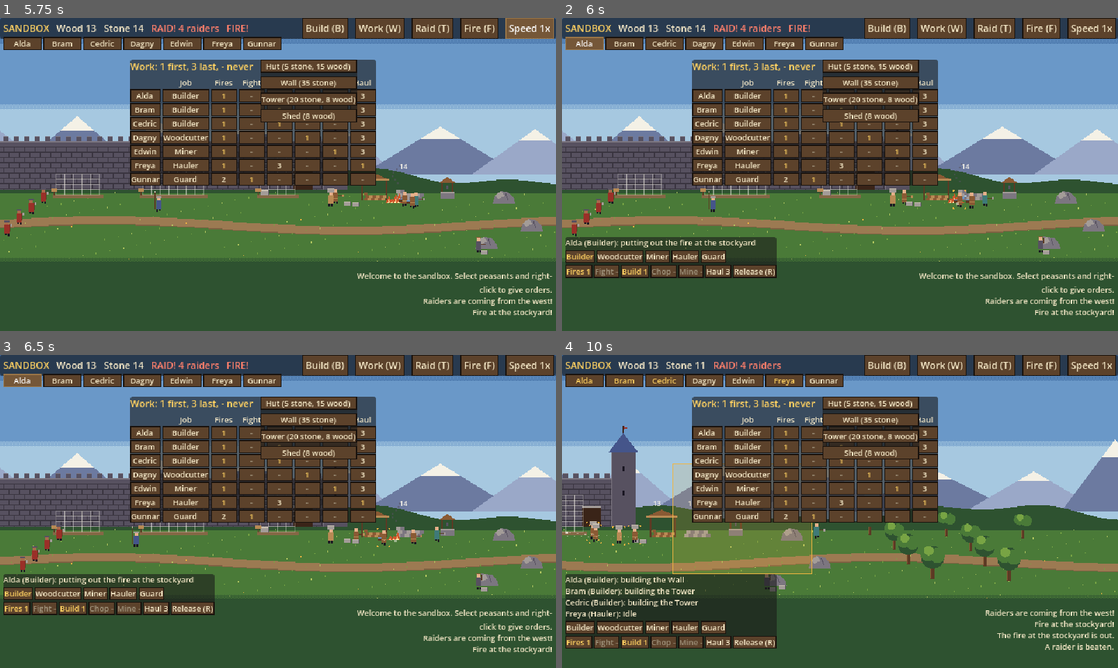
Above: before the commit, frames 1-4 (two rows, left to right).
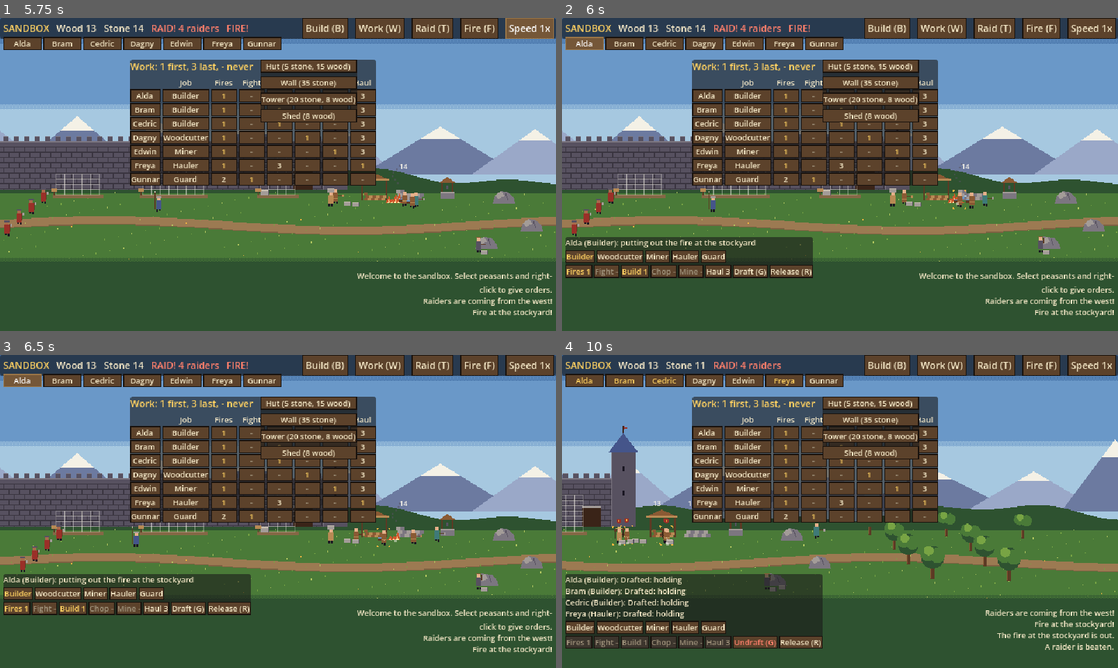
Above: after the commit, the same moments.

Repository: henrikmoepe-del/basebygger
Game: Godot game, scene res://sandbox/sandbox.tscn
The game is run twice, just before and just after one commit, with the same random seed, the same clock (stepped at 60 frames per second) and the same inputs. This scene is started directly instead of the project's main scene.
Inputs (mouse positions are in pixels of both pictures, inside the frame that each line leads up to):
- Up to frame 1 (5.75 s): click "Build (B)" at 0.5 s; click "Work (W)" at 1.25 s; click "Raid (T)" at 2 s; click "Fire (F)" at 2.75 s; click "Speed 1x" at 3.5 s; click "Speed 2x" at 4.25 s; click "Speed 4x" at 5 s
- Up to frame 2 (6 s): click "Alda" at 5.75 s
- Up to frame 3 (6.5 s): no input
- Up to frame 4 (10 s): click "Bram" at 6.5 s; tap Enter every 0.75 s from 7.25 to 9.5 s; move the mouse to (962, 495) at 7.27 s; hold Right (ui_right) 7.28-8 s; tap G at 7.35, 8.85 s; click (962, 495) at 7.42 s; tap R at 7.55, 9.05 s; drag from (728, 527) to (812, 574) at 8.02 s; move the mouse to (895, 442) at 8.77 s; hold Right (ui_right) 8.78-9.5 s; drag from (812, 574) to (673, 464) at 9.52 s

Frame 1 is identical in both runs. In frame 2, 1.0% of the frame differs, in the area x 31-46%, y 70-84%; in frame 3, 1.0%; in frame 4, 7.1%, in the area x 0-47%, y 34-94%.

Commit message:
Sandbox: draft peasants (G) to hold a spot and fight raiders who come near
Co-Authored-By: Claude Opus 5.5 <noreply@anthropic.com>
Claude-Session: https://claude.ai/code/session_01KRfBmN2ZEbarco8VY7eoa6

Diff:
--- a/sandbox/sandbox.gd
+++ b/sandbox/sandbox.gd
@@ -416,6 +416,15 @@
 	selection_changed.emit()
 
 
+## Drafts the selected, or undrafts them if they all are already.
+func toggle_draft_selected() -> void:
+	var all_drafted := selected.all(func(p): return p.drafted)
+	for p in selected:
+		if not p.downed:
+			p.set_drafted(not all_drafted)
+	selection_changed.emit()
+
+
 func set_job_selected(job: String) -> void:
 	for p in selected:
 		p.set_job(job)
@@ -472,6 +481,8 @@
 		match (event as InputEventKey).keycode:
 			KEY_R:
 				release_selected()
+			KEY_G:
+				toggle_draft_selected()
 			KEY_ESCAPE:
 				placing = ""
 				select([])
--- a/sandbox/sb_hud.gd
+++ b/sandbox/sb_hud.gd
@@ -21,6 +21,7 @@
 var _grid: HBoxContainer
 var _log: VBoxContainer
 var _work: PanelContainer
+var _draft_button: Button
 var _build: PanelContainer
 var _site_panel: PanelContainer
 var _site_label: Label
@@ -43,7 +44,7 @@
 	_make_build()
 	_make_site_panel()
 	var help := Label.new()
-	help.text = "Left-click: select (Shift adds)  Drag: box  Right-click: order  R: release  1-5: job  W: work  B: build  A/D: pan"
+	help.text = "Left-click: select (Shift adds)  Drag: box  Right-click: order  R: release  1-5: job  G: draft  W: work  B: build"
 	help.add_theme_font_size_override("font_size", 8)
 	help.add_theme_color_override("font_color", UiTheme.PARCHMENT_DIM)
 	help.set_anchors_preset(Control.PRESET_BOTTOM_LEFT)
@@ -126,6 +127,10 @@
 		b.tooltip_text = "Priority for %s work: 1 first, 3 last, - never. Click to change." % SbData.WORK_NAMES[w]
 		b.set_meta("work", w)
 		_grid.add_child(b)
+	_draft_button = _button("Draft (G)", func(): world.toggle_draft_selected())
+	_compact(_draft_button)
+	_draft_button.tooltip_text = "Drafted: they stop working, stand where you send them and fight raiders who come near."
+	_grid.add_child(_draft_button)
 	var release := _button("Release (R)", func(): world.release_selected())
 	UiTheme.make_compact(release)
 	release.add_theme_font_size_override("font_size", 9)
@@ -370,12 +375,16 @@
 		more.text = "and %d more" % (world.selected.size() - shown)
 		_rows.add_child(more)
 	var first: Node2D = world.selected[0]
+	var all_drafted: bool = world.selected.all(func(p): return p.drafted)
+	_draft_button.text = "Undraft (G)" if all_drafted else "Draft (G)"
+	_draft_button.add_theme_color_override("font_color", UiTheme.BAD if all_drafted else UiTheme.PARCHMENT)
 	for b in _jobs.get_children():
 		var all_same: bool = world.selected.all(func(p): return p.job == b.get_meta("job"))
 		b.add_theme_color_override("font_color", UiTheme.GOLD if all_same else UiTheme.PARCHMENT)
 	for b in _grid.get_children():
 		if not b.has_meta("work"):
 			continue
+		b.disabled = all_drafted
 		var w: String = b.get_meta("work")
 		var v: int = first.prio[w]
 		b.text = "%s %s" % [SbData.WORK_NAMES[w], str(v) if v > 0 else "-"]
--- a/sandbox/sb_peasant.gd
+++ b/sandbox/sb_peasant.gd
@@ -14,6 +14,8 @@
 const HIT_EVERY := 1.0
 const REACH := 9.0
 const FLEE_FROM := 70.0
+## How near a raider must come before a drafted peasant goes for it.
+const DRAFT_ENGAGE := 45.0
 
 var person_name := ""
 var job := "builder"
@@ -27,6 +29,10 @@
 var order := {}
 ## Orders queued after this one (Shift + right-click), done in turn.
 var queue: Array = []
+## Drafted (G): no work and no fleeing; stands where told and fights any
+## raider that comes near, until undrafted.
+var drafted := false
+var _hold := Vector2.ZERO
 var task := {}
 ## What is on the shoulder: "", "wood", "stone" or "water".
 var carrying := ""
@@ -96,6 +102,20 @@
 	order.forced = true
 	task = order
 	_claim_task()
+	queue_redraw()
+
+
+## Draft or undraft. Drafting drops the work in hand (and what is carried).
+func set_drafted(on: bool) -> void:
+	if on == drafted:
+		return
+	drafted = on
+	queue.clear()
+	order = {}
+	_end_task()
+	if on:
+		_drop()
+		_hold = position
 	queue_redraw()
 
 
@@ -144,7 +164,9 @@
 func activity() -> String:
 	if downed:
 		return "Down, hurt"
-	var prefix := "Ordered: " if task.get("forced", false) else ""
+	if drafted and not task.get("forced", false):
+		return "Drafted: fighting a raider" if task.get("kind", "") == "fight" else "Drafted: holding"
+	var prefix := ("Drafted: " if drafted else "Ordered: ") if task.get("forced", false) else ""
 	var t: Node2D = task.get("target")
 	match task.get("kind", ""):
 		"supply":
@@ -180,7 +202,9 @@
 	if hp <= 0.0:
 		hp = 0.0
 		downed = true
+		drafted = false
 		_drop()
+		queue.clear()
 		order = {}
 		_end_task()
 		world.announce("%s is down!" % person_name)
@@ -205,6 +229,8 @@
 		_next_order()
 	if not order.is_empty():
 		task = order
+	elif drafted:
+		_drafted_think()
 	else:
 		_check_flee()
 		if not _task_valid():
@@ -212,6 +238,22 @@
 	_do_task(delta)
 	position.y = clampf(position.y, SbData.WALK_TOP, SbData.WALK_BOTTOM)
 	queue_redraw()
+
+
+## Drafted and without an order: go for a raider that comes near, else
+## stand at the spot one was sent to.
+func _drafted_think() -> void:
+	var t = task.get("target")
+	if task.get("kind", "") == "fight" and t != null and is_instance_valid(t) and t.is_open():
+		return
+	var r: Node2D = world.nearest_raider(position, DRAFT_ENGAGE)
+	if r == null:
+		r = world.nearest_raider(_hold, DRAFT_ENGAGE)
+	if r != null:
+		task = {"kind": "fight", "target": r, "forced": false}
+		_claim_task()
+	else:
+		task = {"kind": "goto", "pos": _hold, "forced": false}
 
 
 func _check_flee() -> void:
@@ -324,8 +366,11 @@
 		"fight":
 			_do_fight(t, delta)
 		"goto":
-			if _go(task.pos, delta) and not queue.is_empty():
-				# Holding a spot ends when there is more to do after it.
+			if _go(task.pos, delta) and forced and (drafted or not queue.is_empty()):
+				# Holding a spot ends when there is more to do after it. A
+				# drafted peasant holds the new spot from now on.
+				if drafted:
+					_hold = task.pos
 				_order_done()
 		"deliver":
 			_process_deliver(delta)
@@ -442,7 +487,7 @@
 	_anim = "fight"
 	if _cool <= 0.0:
 		_cool = HIT_EVERY
-		raider.damage(3.0 if job == "guard" else 1.5)
+		raider.damage(3.0 if job == "guard" else (2.0 if drafted else 1.5))
 
 
 func _do_idle(delta: float) -> void:
@@ -534,6 +579,10 @@
 		"hauler":
 			draw_rect(Rect2(-4, bob - 18, 8, 1), SbData.THATCH)
 			draw_rect(Rect2(-2, bob - 19, 4, 1), SbData.THATCH)
+	if drafted and job != "guard":
+		# A cudgel in hand.
+		draw_rect(Rect2(4, bob - 15, 1, 9), SbData.WOOD0)
+		draw_rect(Rect2(3, bob - 17, 3, 3), SbData.WOOD1)
 	# What is carried, on the shoulder.
 	match carrying:
 		"wood":
@@ -575,7 +624,12 @@
 		draw_rect(Rect2(r + 1, top + 4, 1, 2), c)
 		draw_rect(Rect2(l, b - 1, 1, 2), c)
 		draw_rect(Rect2(r + 1, b - 1, 1, 2), c)
-	if not order.is_empty() or not queue.is_empty():
+	if drafted:
+		# A small red shield over the head.
+		draw_rect(Rect2(-2, top - 4, 5, 4), SbData.RED1)
+		draw_rect(Rect2(-1, top, 3, 1), SbData.RED1)
+		draw_rect(Rect2(0, top - 3, 1, 2), SbData.GOLD)
+	elif not order.is_empty() or not queue.is_empty():
 		draw_rect(Rect2(-1, top - 4, 2, 4), SbData.GOLD)
 		draw_rect(Rect2(-1, top + 1, 2, 1), SbData.GOLD)
 	if hp < max_hp:
--- a/sandbox/tests/shots.gd
+++ b/sandbox/tests/shots.gd
@@ -20,6 +20,8 @@
 	"build": {"steps": [[1.0, "place"], [0.2, "shot"], [0.1, "placed"], [15.0, "shot"]]},
 	# Queued orders (Shift + right-click): numbered dotted lines.
 	"queue": {"steps": [[1.0, "queue"], [1.5, "shot"]]},
+	# Three builders drafted and sent to meet a raid.
+	"draft": {"steps": [[2.0, "draft"], [0.1, "raid"], [11.0, "shot"], [4.0, "shot"]]},
 	"box": {"steps": [[2.0, "box"], [0.1, "goto"], [0.4, "shot"]]},
 }
 
@@ -99,6 +101,10 @@
 			w.give_order(w.trees[2].position + Vector2(0, -4))
 			w.give_order(w.rocks[1].position + Vector2(0, -4), true)
 			w.give_order(Vector2(260, 60), true)
+		"draft":
+			w.select(w.peasants.filter(func(p): return p.job == "builder"))
+			w.toggle_draft_selected()
+			w.give_order(Vector2(-220, 40))
 		"work":
 			w.peasants[3].cycle_prio("haul")
 			w.hud.toggle_work()
--- a/sandbox/tests/test_sandbox.gd
+++ b/sandbox/tests/test_sandbox.gd
@@ -103,13 +103,26 @@
 	var out := await _wait(90.0, func(): return w.fires.is_empty())
 	_check(out, "a fire in the stockyard is put out by the peasants")
 
-	# 6. A raid ends (beaten or gone) and the non-fighters flee meanwhile.
+	# 6. A raid. Two builders are drafted and sent west to meet it.
+	var drafted: Array = builders.slice(0, 2)
+	w.select(drafted)
+	w.toggle_draft_selected()
+	_check(drafted.all(func(p): return p.drafted and p.task.get("kind", "") != "build"), "drafting stops their work")
+	w.give_order(Vector2(-200, 40))
+	await _wait(10.0)
+	_check(drafted.all(func(p): return p.position.distance_to(Vector2(-200, 40)) < 20.0 and p.order.is_empty()), "drafted peasants go where sent and hold there")
 	w.start_raid(3)
+	var engaged := await _wait(40.0, func(): return drafted.any(func(p): return p.task.get("kind", "") == "fight"))
+	_check(engaged, "drafted peasants fight raiders who come near")
 	await _wait(25.0)
-	var fighting_auto: int = w.peasants.filter(func(p): return p.task.get("kind", "") == "fight" and p.prio.fight == 0 and not p.task.get("forced", false)).size()
+	var fighting_auto: int = w.peasants.filter(func(p): return p.task.get("kind", "") == "fight" and p.prio.fight == 0 and not p.drafted and not p.task.get("forced", false)).size()
 	_check(fighting_auto == 0, "peasants who are not guards do not fight by themselves")
 	var over := await _wait(200.0, func(): return not w.raid_on)
 	_check(over, "the raid ends")
+	w.select(drafted.filter(func(p): return not p.downed))
+	w.toggle_draft_selected()
+	await _wait(3.0)
+	_check(drafted.all(func(p): return not p.drafted), "undrafting gives them back to work")
 
 	# 7. Placing a building: not over another one; a new one gets built.
 	_check(not w.site_fits("hut", w.sites[0].position.x), "a building cannot be placed over another")
Binary file added: sandbox/shots/draft.png
Not shown, changed: sandbox/README.md
